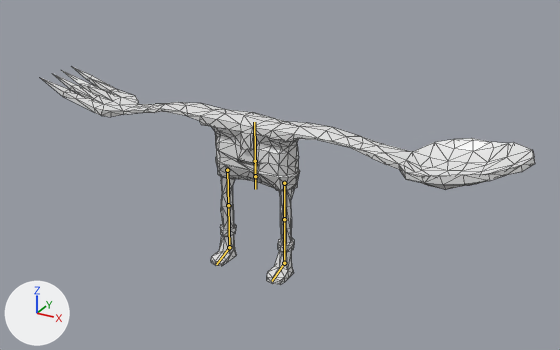
A saved change to the FBX model Assets/Models/sporkman.fbx.
Before and after are seen from a 50 mm lens placed at (2.32, -3.89, 2.62), pointed at (0.15, 0.05, 0.65). Every picture has the same lights, and +X, +Y and +Z are marked at lower left. The bones that change are drawn over the model as lines. Mesh edges are drawn as thin lines.

Names of what the first picture shows: 'sporkman_mesh'.
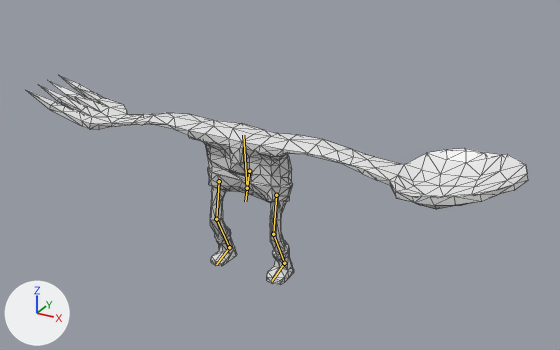
The newer file adds an action. The first version stands in its rest pose; the second is drawn at frame 5 of the action 'Armature|Hit'.

The edits, one by one:
Bone 'hips' (bone_hips) moves from (0.0, 0.0, 0.0) to (-0.07, 0.04, 0.0).
Bone 'hips' (bone_hips) turns from (0, 0, 0) to (0, 0, 16) degrees about its own x, y and z.
Bone 'body' (bone_body) turns from (0, 0, 0) to (20, 0, 0) degrees about its own x, y and z.
Bone 'thigh.L' (bone_thigh_l) turns from (0, 0, 0) to (0, 0, -6) degrees about its own x, y and z.
Bone 'shin.L' (bone_shin_l) turns from (0, 0, 0) to (0, 0, -37) degrees about its own x, y and z.
Bone 'foot.L' (bone_foot_l) turns from (0, 0, 0) to (0, 0, 27) degrees about its own x, y and z.
Bone 'thigh.R' (bone_thigh_r) turns from (0, 0, 0) to (0, 0, 6) degrees about its own x, y and z.
Bone 'shin.R' (bone_shin_r) turns from (0, 0, 0) to (0, 0, 37) degrees about its own x, y and z.
Bone 'foot.R' (bone_foot_r) turns from (0, 0, 0) to (0, 0, -27) degrees about its own x, y and z.

Changed parts and their boxes [x1, y1, x2, y2] in the pictures (560 x 350 px):
'sporkman_mesh', posed
    before: [41, 67, 535, 285]
    after: [26, 75, 528, 285]
bone 'hips', root to tip
    before: (255, 161) to (255, 189)
    after: (249, 171) to (245, 201)
bone 'body', root to tip
    before: (255, 176) to (254, 122)
    after: (247, 188) to (243, 135)
bone 'thigh.L', root to tip
    before: (284, 183) to (284, 219)
    after: (276, 195) to (273, 234)
bone 'shin.L', root to tip
    before: (284, 219) to (284, 263)
    after: (273, 234) to (284, 263)
bone 'thigh.R', root to tip
    before: (227, 170) to (228, 205)
    after: (219, 181) to (216, 219)
bone 'shin.R', root to tip
    before: (228, 205) to (229, 247)
    after: (216, 219) to (229, 247)
